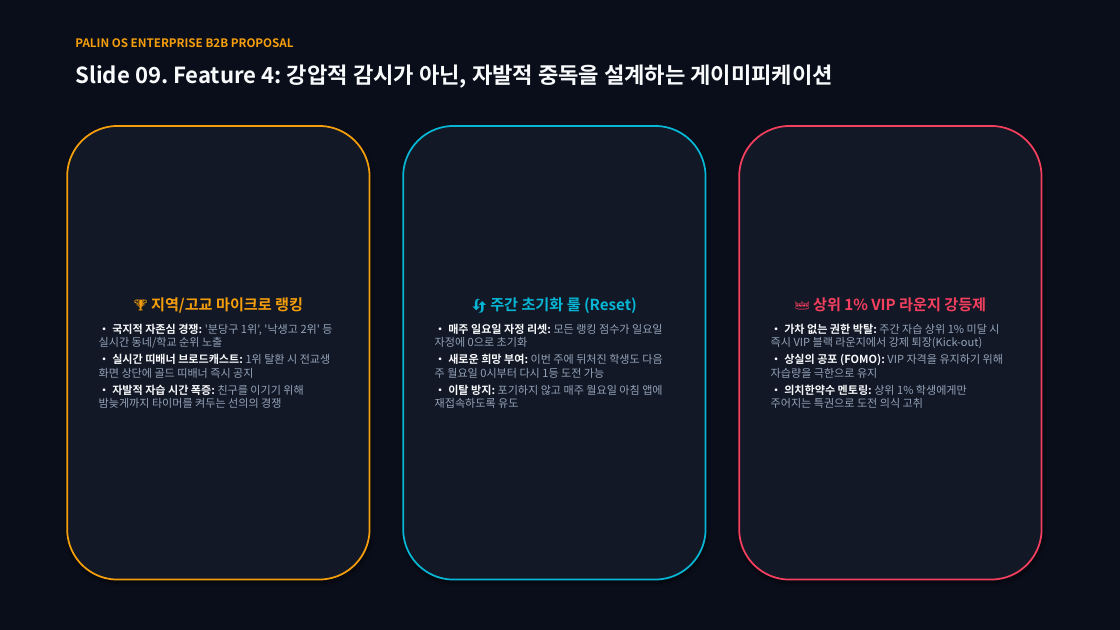
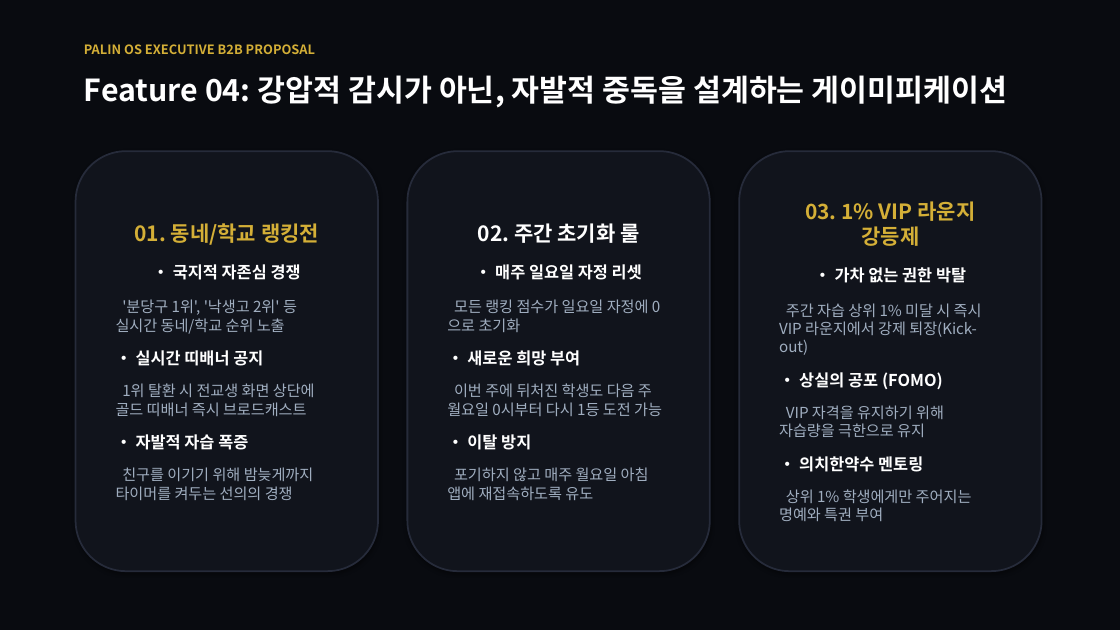
Before and after one commit to cheol-hun-kim/PALIN, a slide deck: slide 9 of PALIN_OS_B2B_Director_Proposal.pptx. Drawn at 1120x630 pixels with LibreOffice and Linux fonts; fonts in the diff are those of the drawing. Boxes give left, top, right and bottom in pixels: in the first picture for what was removed or moved away, otherwise in the second. Text is boxed around its words. In the diff, an @@ line names an element or a change of style, - is before the commit and + after.

Commit message:
style: Minimalist luxury executive aesthetic (20 slides, heavy obsidian+gold, large typography)

```diff
--- a/PALIN_OS_B2B_Director_Proposal.pptx
+++ b/PALIN_OS_B2B_Director_Proposal.pptx
@@ rectangle at [0,0,1120,630]: fill #0A0E1A to #090B10 @@
@@ text at [84,44,315,54]: text changed; size 10 to 11 pt; text colour #F59E0B to #D4AF37 @@
-PALIN OS ENTERPRISE B2B PROPOSAL
+PALIN OS EXECUTIVE B2B PROPOSAL
@@ text at [84,75,1007,108]: text changed; size 19 to 26 pt; text colour #F8FAFC to #FFFFFF @@
-Slide 09. Feature 4: 강압적 감시가 아닌, 자발적 중독을 설계하는 게이미피케이션
+Feature 04: 강압적 감시가 아닌, 자발적 중독을 설계하는 게이미피케이션
@@ rounded rectangle "01. 동네/학교 랭킹전": place and size @@
-rounded rectangle "01. 동네/학교 랭킹전" at [67,126,370,580]
+rounded rectangle "01. 동네/학교 랭킹전" at [76,151,378,571]
@@ rounded rectangle "01. 동네/학교 랭킹전" at [76,151,378,571]: fill #121826 to #11141C; outline #F59E0B 1.5 pt to #262B3A 1.5 pt @@
@@ rounded rectangle "02. 주간 초기화 룰": place and size @@
-rounded rectangle "02. 주간 초기화 룰" at [403,126,706,580]
+rounded rectangle "02. 주간 초기화 룰" at [408,151,710,571]
@@ rounded rectangle "02. 주간 초기화 룰" at [408,151,710,571]: fill #121826 to #11141C; outline #06B6D4 1.5 pt to #262B3A 1.5 pt @@
@@ rounded rectangle "03. 1% VIP 라운지 강등제": place and size @@
-rounded rectangle "03. 1% VIP 라운지 강등제" at [739,126,1042,580]
+rounded rectangle "03. 1% VIP 라운지 강등제" at [739,151,1042,571]
@@ rounded rectangle "03. 1% VIP 라운지 강등제" at [739,151,1042,571]: fill #121826 to #11141C; outline #F43F5E 1.5 pt to #262B3A 1.5 pt @@
@@ text in rounded rectangle at [779,201,982,521]: text changed; size 9.5 to 13 pt; text colour #94A3B8 to #A0AEC0 @@
-👑 상위 1% VIP 라운지 강등제
-• 가차 없는 권한 박탈: 주간 자습 상위 1% 미달 시 즉시 VIP 블랙 라운지에서 강제 퇴장(Kick-out)
-• 상실의 공포 (FOMO): VIP 자격을 유지하기 위해 자습량을 극한으로 유지
-• 의치한약수 멘토링: 상위 1% 학생에게만 주어지는 특권으로 도전 의식 고취
+03. 1% VIP 라운지 강등제
+• 가차 없는 권한 박탈
+주간 자습 상위 1% 미달 시 즉시 VIP 라운지에서 강제 퇴장(Kick-out)
+• 상실의 공포 (FOMO)
+VIP 자격을 유지하기 위해 자습량을 극한으로 유지
+• 의치한약수 멘토링
+상위 1% 학생에게만 주어지는 명예와 특권 부여
@@ text in rounded rectangle at [116,223,319,500]: text changed; size 9.5 to 13 pt; text colour #94A3B8 to #A0AEC0 @@
-🏆 지역/고교 마이크로 랭킹
-• 국지적 자존심 경쟁: '분당구 1위', '낙생고 2위' 등 실시간 동네/학교 순위 노출
-• 실시간 띠배너 브로드캐스트: 1위 탈환 시 전교생 화면 상단에 골드 띠배너 즉시 공지
-• 자발적 자습 시간 폭증: 친구를 이기기 위해 밤늦게까지 타이머를 켜두는 선의의 경쟁
+01. 동네/학교 랭킹전
+• 국지적 자존심 경쟁
+'분당구 1위', '낙생고 2위' 등 실시간 동네/학교 순위 노출
+• 실시간 띠배너 공지
+1위 탈환 시 전교생 화면 상단에 골드 띠배너 즉시 브로드캐스트
+• 자발적 자습 폭증
+친구를 이기기 위해 밤늦게까지 타이머를 켜두는 선의의 경쟁
@@ text in rounded rectangle at [447,220,662,500]: text changed; size 9.5 to 13 pt; text colour #94A3B8 to #A0AEC0 @@
-🔄 주간 초기화 룰 (Reset)
-• 매주 일요일 자정 리셋: 모든 랭킹 점수가 일요일 자정에 0으로 초기화
-• 새로운 희망 부여: 이번 주에 뒤처진 학생도 다음 주 월요일 0시부터 다시 1등 도전 가능
-• 이탈 방지: 포기하지 않고 매주 월요일 아침 앱에 재접속하도록 유도
+02. 주간 초기화 룰
+• 매주 일요일 자정 리셋
+모든 랭킹 점수가 일요일 자정에 0으로 초기화
+• 새로운 희망 부여
+이번 주에 뒤처진 학생도 다음 주 월요일 0시부터 다시 1등 도전 가능
+• 이탈 방지
+포기하지 않고 매주 월요일 아침 앱에 재접속하도록 유도
```
Also in this commit, not shown: 15 other slides changed, 4 slides added, 1 other file.
